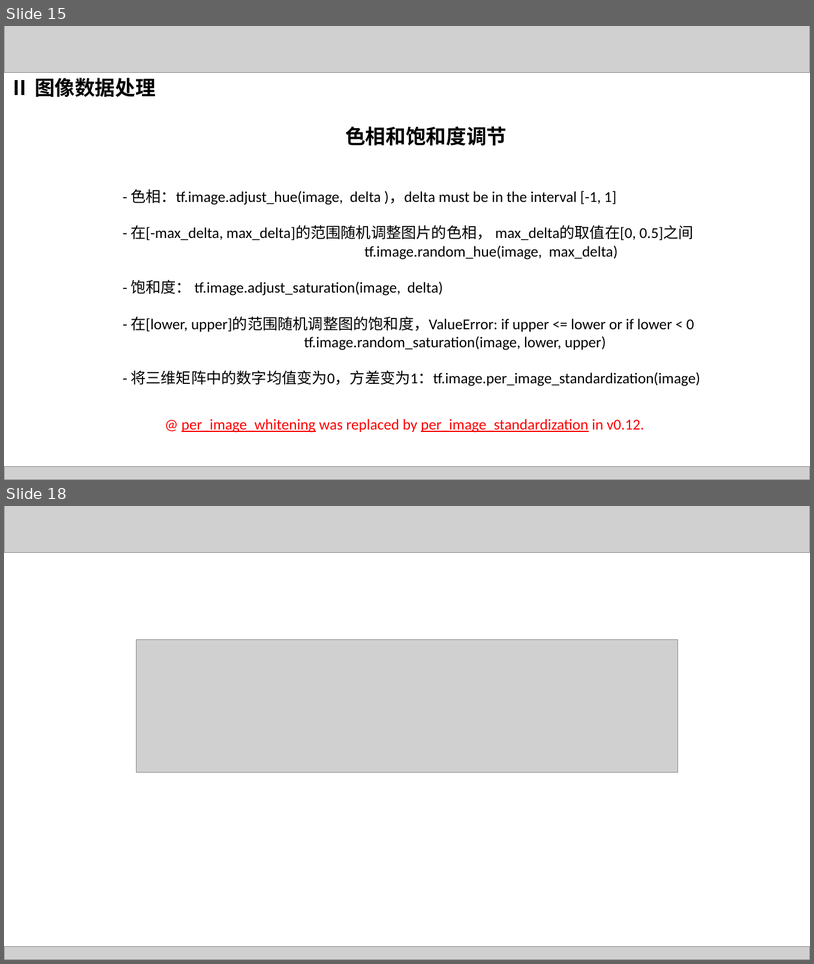
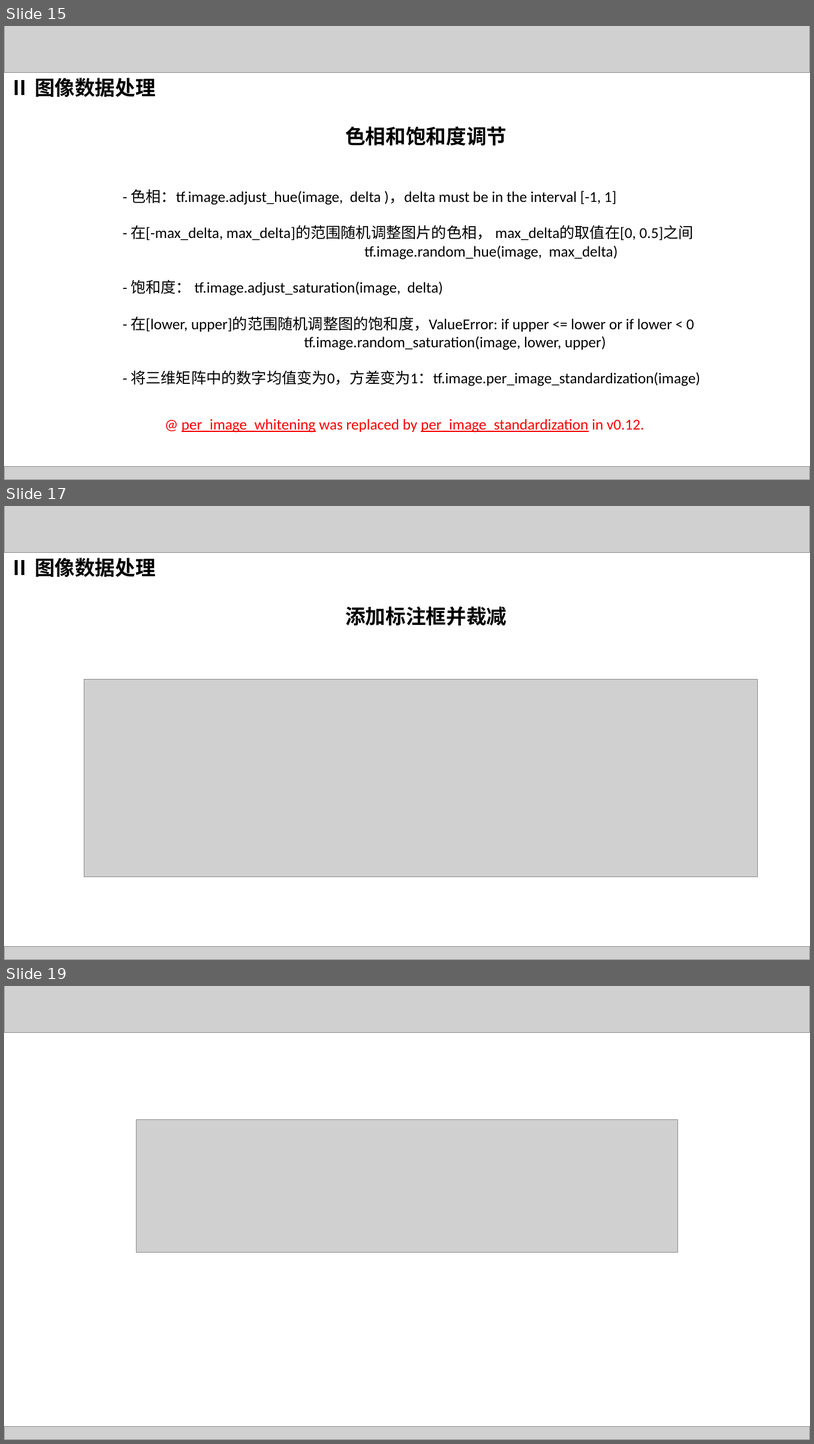
Before and after one commit to lhuangjs/tensotflow-in-action, a slide deck: supports/ppt/chapter7/chapter7.pptx. Shown one above the other, each under a label of ours: slides 15 and 18 before the commit, slides 15, 17 and 19 after it; the slides between them are not shown. The pictures are 814x964 and 814x1444 pixels, drawn with LibreOffice and Linux fonts; fonts in the diff are those of the drawing; grey boxes stand for pictures. Boxes give left, top, right and bottom in pixels: in the first picture for what was removed or moved away, otherwise in the second. Text is boxed around its words. In the diff, an @@ line names an element or a change of style, - is before the commit and + after.

```diff
--- a/supports/ppt/chapter7/chapter7.pptx
+++ b/supports/ppt/chapter7/chapter7.pptx
@@ slide 17 added at (4, 506, 810, 960), background #FFFFFF @@
@@ picture added at (4, 506, 810, 553) @@
@@ text added at (10, 558, 156, 577), 24 pt, text #000000, bold @@
+Ⅱ 图像数据处理
@@ text added at (345, 606, 507, 625), 24 pt, text #000000, bold @@
+添加标注框并裁减
@@ picture added at (84, 679, 758, 877) @@
@@ picture added at (4, 946, 810, 960) @@
@@ what was slide 18 is now slide 19 @@
```
Also in this commit, not shown: 9 slides changed, 3 other slides added, 17 slides removed.
